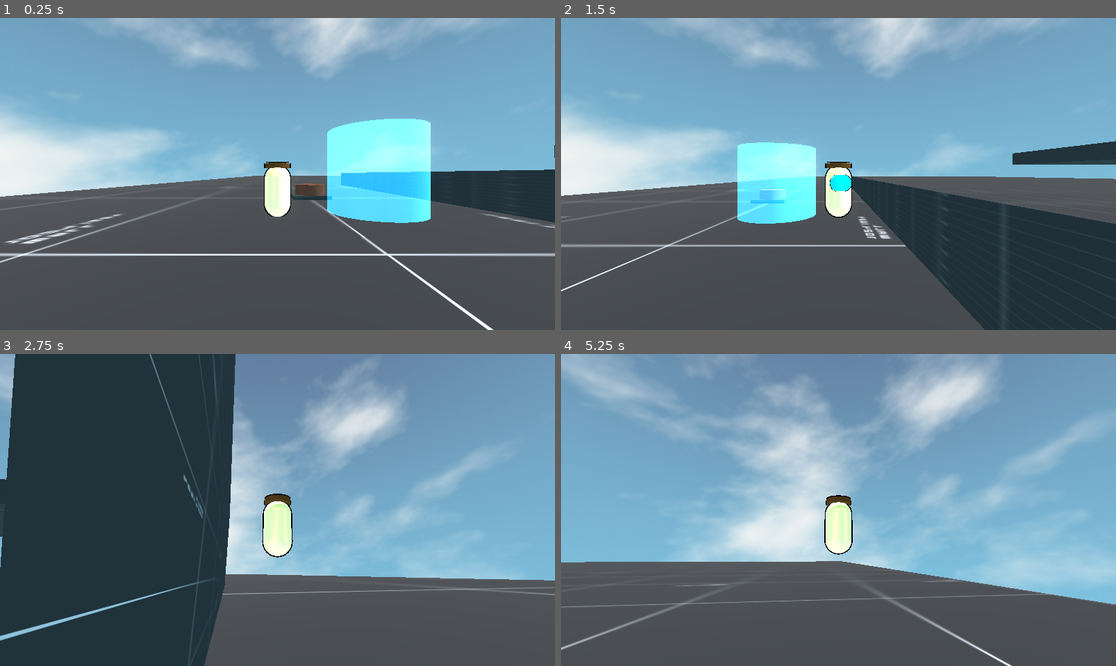
Above: before the commit, frames 1-4 (two rows, left to right).
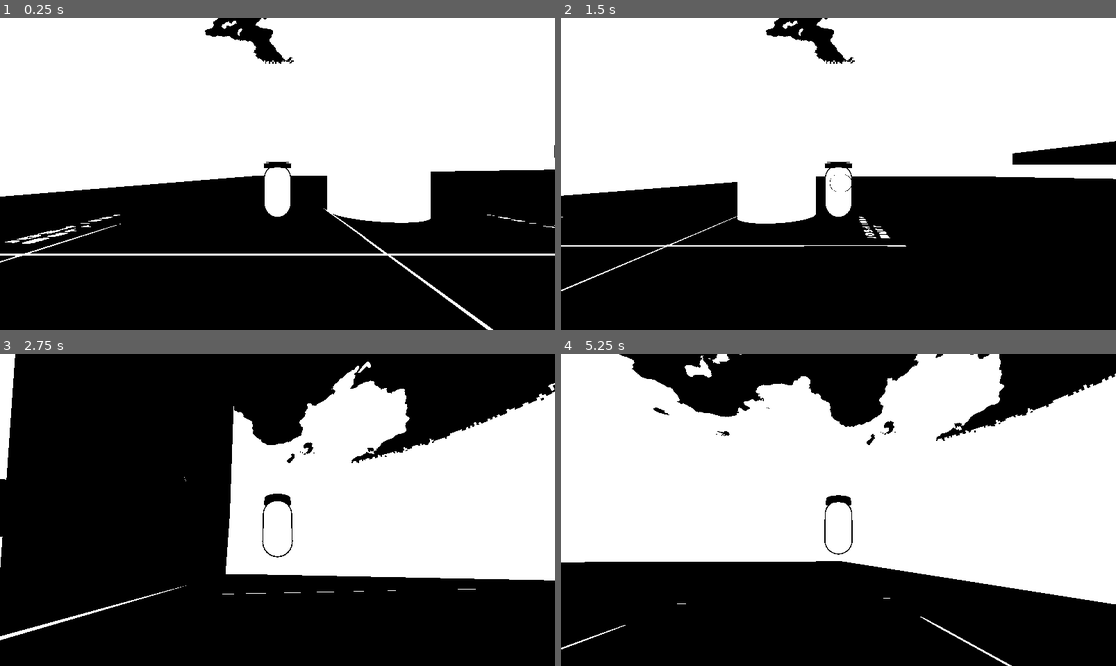
Above: after the commit, the same moments.

Repository: GamedevSuicraft/Laboratorio-de-Sistemas-de-Godot
Game: Godot game, scene res://tests/3d test/3d test scene.tscn
Two runs of this game, one before a commit and one after it. Both use one fixed random seed, a clock stepped at 60 frames per second and the inputs below. Before the commit the project has no main scene; this scene is started directly in both runs.
Inputs (mouse positions are in pixels of both pictures, inside the frame that each line leads up to):
- Up to frame 1 (0.25 s): no input
- Up to frame 2 (1.5 s): tap Enter (ui_accept) at 0.5, 0.77 s; move the mouse to (960, 158) at 0.52 s; hold Right (ui_right) 0.53-1.28 s; hold E (interact) 0.53-1.28 s; move the mouse to (727, 189) at 1.27 s; hold Down (ui_down) from 1.28 s (still down); click (727, 189) at 1.35 s
- Up to frame 3 (2.75 s): tap Enter (ui_accept) at 1.52 s; move the mouse to (288, 503) at 2.02 s; release Down (ui_down) at 2.03 s; hold Up (ui_up) from 2.03 s (still down); hold Shift from 2.03 s (still down)
- Up to frame 4 (5.25 s): keep holding Up (ui_up); move the mouse to (832, 516) at 2.77 s; release Shift at 2.78 s; tap E (interact) at 2.85 s; tap Enter (ui_accept) at 3.02, 3.77, 4.52 s; move the mouse to (877, 513) at 3.52 s; press the mouse at (877, 513) at 3.53 s; move the mouse to (794, 506) at 4.27 s; release the mouse at (794, 506) at 4.28 s; tap Shift at 4.35 s; move the mouse to (844, 510) at 5.02 s; hold E (interact) from 5.03 s (still down)

The runs differ from the first frame. In frame 1, 98% of the frame differs, in the area x 0-100%, y 0-100%; in frame 2, 99%; in frame 3, 100%; in frame 4, 100%.

Commit message:
grayscale shader

Diff:
--- /dev/null
+++ b/assets/shaders/grayScreen.gdshader
@@ -0,0 +1,48 @@
+shader_type canvas_item;
+
+uniform sampler2D screen_texture : hint_screen_texture, repeat_disable, filter_nearest;
+
+/**
+ * Select the mathematical algorithm used to convert colors into grayscale or black and white.
+ * 1. Simple Average: Sum of all color channels divided by 3 (R+G+B / 3).
+ * 2. Luminosity: Weights based on human eye perception (Rec. 709). Most natural look.
+ * 3. Lightness HSL: Average of the highest and lowest color channels (Max+Min / 2).
+ * 4. Pure B&W Binarization: Drops all gray midtones based on the threshold cutoff value.
+ */
+uniform int select_grayscale_math_algorithm : hint_enum(
+    "1. Simple Average (R+G+B / 3)",
+    "2. Luminosity (Human Vision Weights)",
+    "3. Lightness HSL (Max+Min / 2)",
+    "4. Pure B&W Binarization (Uses Threshold below)"
+) = 1;
+
+/**
+ * The cutoff intensity limit used ONLY when "4. Pure B&W Binarization" is active.
+ * Pixel brightness values below this factor will snap to pure black (0.0).
+ * Pixel brightness values equal or above this factor will snap to pure white (1.0).
+ */
+uniform float binarization_threshold_cutoff : hint_range(0.0, 1.0) = 0.5;
+
+
+void fragment() {
+    vec4 current_color = texture(screen_texture, SCREEN_UV);
+    float gray_result = 0.0;
+
+    if (select_grayscale_math_algorithm == 0) {
+        gray_result = (current_color.r + current_color.g + current_color.b) / 3.0;
+    }
+    else if (select_grayscale_math_algorithm == 1) {
+        gray_result = dot(current_color.rgb, vec3(0.299, 0.587, 0.114));
+    }
+    else if (select_grayscale_math_algorithm == 2) {
+        float max_val = max(current_color.r, max(current_color.g, current_color.b));
+        float min_val = min(current_color.r, min(current_color.g, current_color.b));
+        gray_result = (max_val + min_val) / 2.0;
+    }
+    else if (select_grayscale_math_algorithm == 3) {
+        float base_luminosity = dot(current_color.rgb, vec3(0.299, 0.587, 0.114));
+        gray_result = step(binarization_threshold_cutoff, base_luminosity);
+    }
+
+    COLOR = vec4(vec3(gray_result), 1.0);
+}
--- a/project.godot
+++ b/project.godot
@@ -11,6 +11,7 @@
 [application]
 
 config/name="Laboratorio de Sistemas"
+run/main_scene="uid://l5nf68m1esmb"
 config/features=PackedStringArray("4.7", "Forward Plus")
 config/icon="res://assets/svg/icon.svg"
 
--- a/tests/3d test/3d test scene.tscn
+++ b/tests/3d test/3d test scene.tscn
@@ -7,6 +7,7 @@
 [ext_resource type="PackedScene" uid="uid://cpy2hpdq7bpdf" path="res://tests/3d test/Player3D.tscn" id="3_5k6if"]
 [ext_resource type="Script" uid="uid://os5xrw8s1568" path="res://tests/3d test/node_3d.gd" id="5_khnuh"]
 [ext_resource type="PackedScene" uid="uid://njvrqar7g48e" path="res://tests/3d test/Button.tscn" id="7_5k6if"]
+[ext_resource type="Shader" uid="uid://b5xwlt0yp5cr1" path="res://assets/shaders/grayScreen.gdshader" id="8_2uk5l"]
 
 [sub_resource type="ShaderMaterial" id="ShaderMaterial_kkwq4"]
 shader = ExtResource("1_khnuh")
@@ -41,6 +42,11 @@
 [sub_resource type="CylinderShape3D" id="CylinderShape3D_5k6if"]
 height = 4.0
 radius = 2.0
+
+[sub_resource type="ShaderMaterial" id="ShaderMaterial_584mt"]
+shader = ExtResource("8_2uk5l")
+shader_parameter/select_grayscale_math_algorithm = 3
+shader_parameter/binarization_threshold_cutoff = 0.5730000272175
 
 [node name="3dTestScene" type="Node3D" unique_id=1874949410]
 
@@ -92,4 +98,15 @@
 [node name="Button" parent="." unique_id=589067763 instance=ExtResource("7_5k6if")]
 transform = Transform3D(1, 0, 0, 0, 1, 0, 0, 0, 1, 1.6412706, 0.94437623, -5.295821)
 
+[node name="CanvasLayer" type="CanvasLayer" parent="." unique_id=1954172218]
+
+[node name="ColorRect" type="ColorRect" parent="CanvasLayer" unique_id=1599310113]
+material = SubResource("ShaderMaterial_584mt")
+anchors_preset = 15
+anchor_right = 1.0
+anchor_bottom = 1.0
+grow_horizontal = 2
+grow_vertical = 2
+mouse_filter = 2
+
 [connection signal="interacted" from="Node3D/Interactable" to="Node3D" method="_on_interactable_interacted"]
Not shown, added: assets/shaders/grayScreen.gdshader.uid
